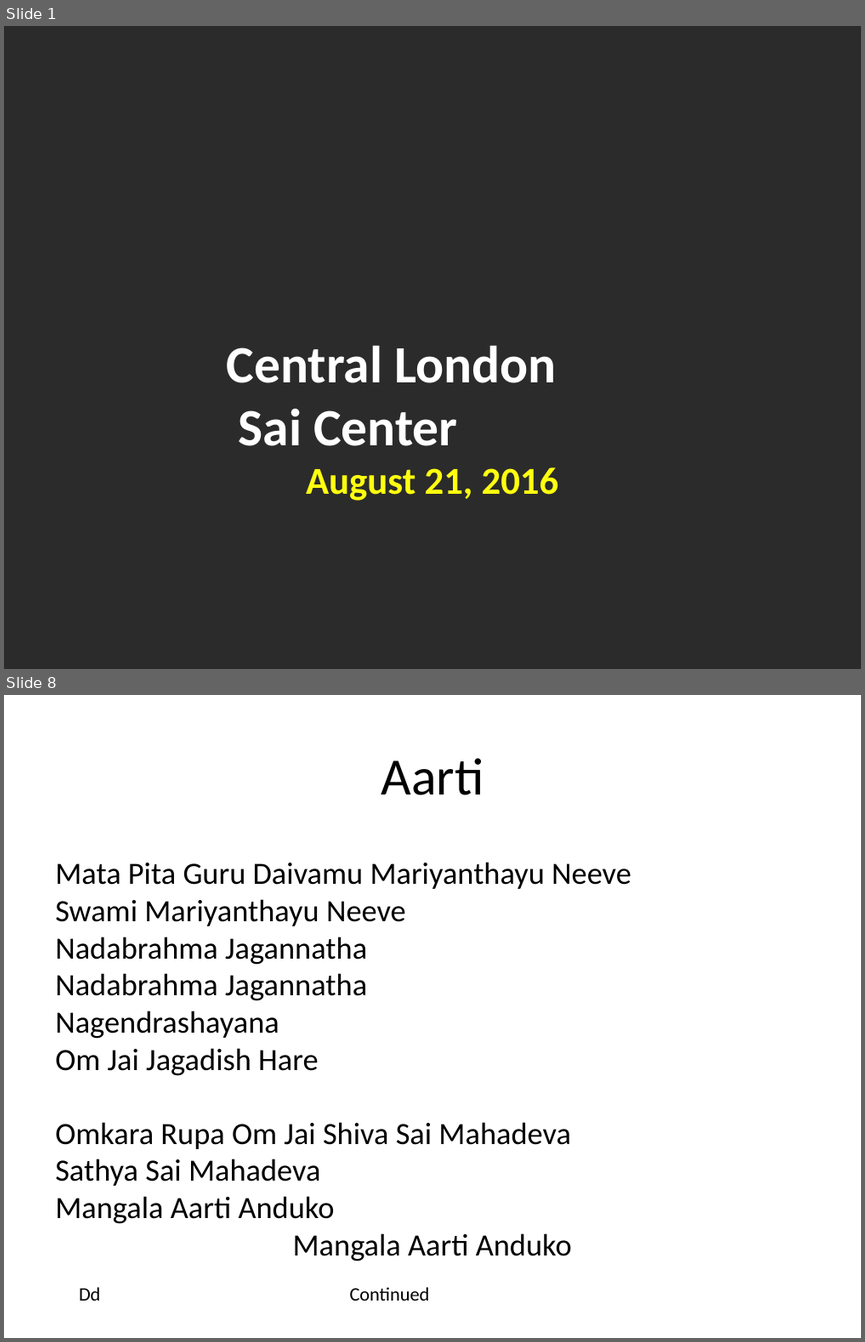
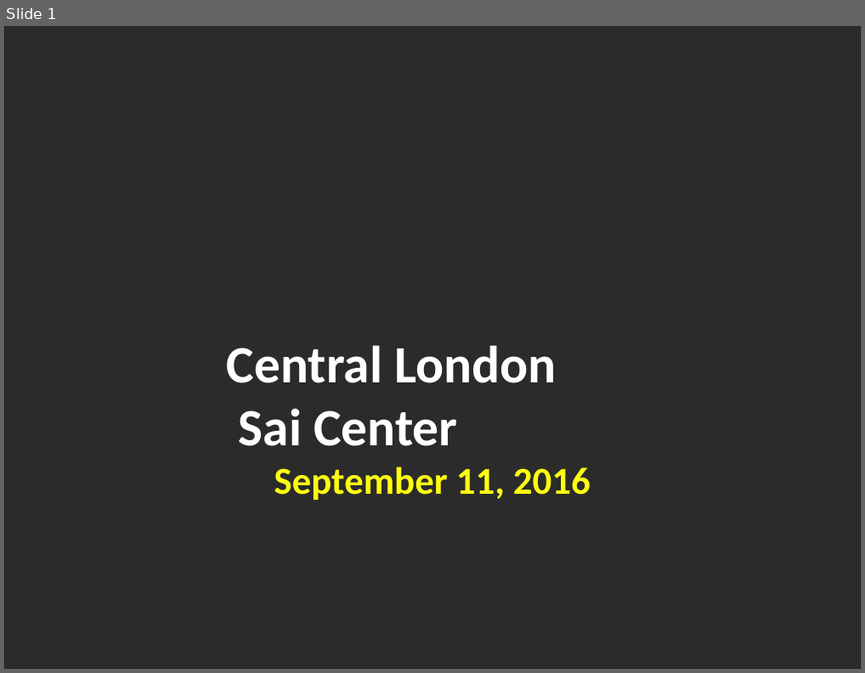
Before and after one commit to riteshreddyr/bhajanpresentationmaker, a slide deck: generated_ppts/bhajans.pptx. Shown one above the other, each under a label of ours: slides 1 and 8 before the commit, slide 1 after it; the slides between them are not shown. The pictures are 865x1342 and 865x673 pixels, drawn with LibreOffice and Linux fonts; fonts in the diff are those of the drawing; background and template pictures are left out; a plain dark background stands for a picture behind light text. Boxes give left, top, right and bottom in pixels: in the first picture for what was removed or moved away, otherwise in the second. Text is boxed around its words. In the diff, an @@ line names an element or a change of style, - is before the commit and + after.

```diff
--- a/generated_ppts/bhajans.pptx
+++ b/generated_ppts/bhajans.pptx
@@ slide 8 removed at (4, 695, 861, 1338), background #FFFFFF @@
@@ title removed at (381, 758, 483, 795) @@
-Aarti
@@ text removed at (55, 862, 631, 1261) @@
-Mata Pita Guru Daivamu Mariyanthayu Neeve
-Swami Mariyanthayu Neeve
-Nadabrahma Jagannatha
-Nadabrahma Jagannatha
-Nagendrashayana
-Om Jai Jagadish Hare
-Omkara Rupa Om Jai Shiva Sai Mahadeva
-Sathya Sai Mahadeva
-Mangala Aarti Anduko
-Mangala Aarti Anduko
@@ text removed at (79, 1287, 100, 1300) @@
-Dd
@@ text removed at (350, 1287, 430, 1300) @@
-Continued
@@ slide 1 changed as well @@
@@ text at (227, 345, 590, 499): text changed @@
-Central London
-Sai Center
-August 21, 2016
+Central London
+Sai Center
+September 11, 2016
```
Also in this commit, not shown: 1 other slide changed, 13 slides added, 5 other slides removed, 8 other files.
